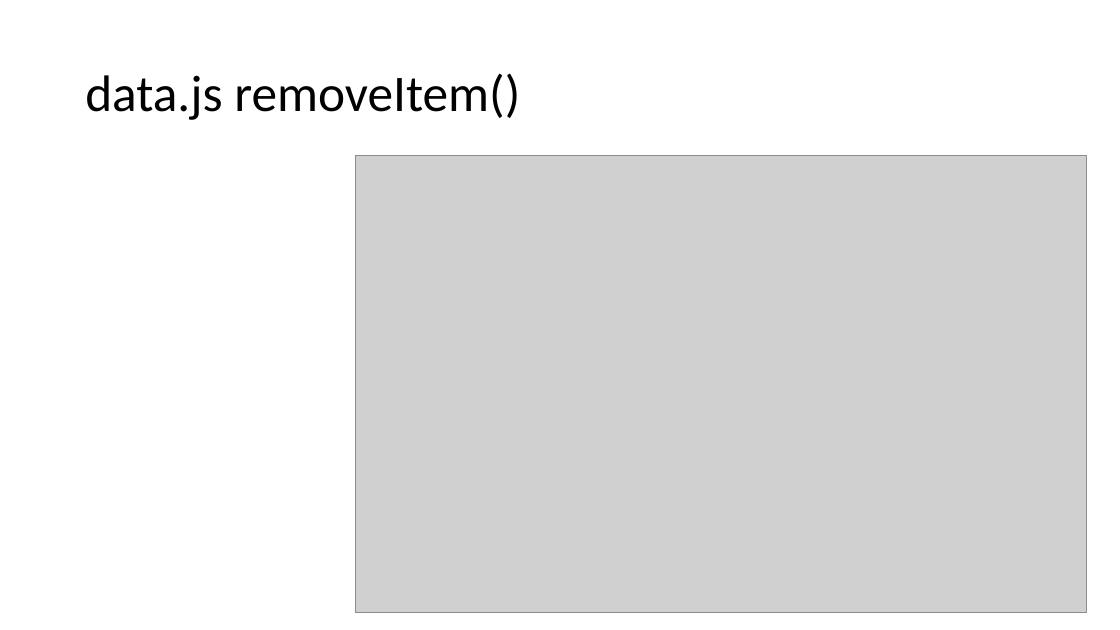
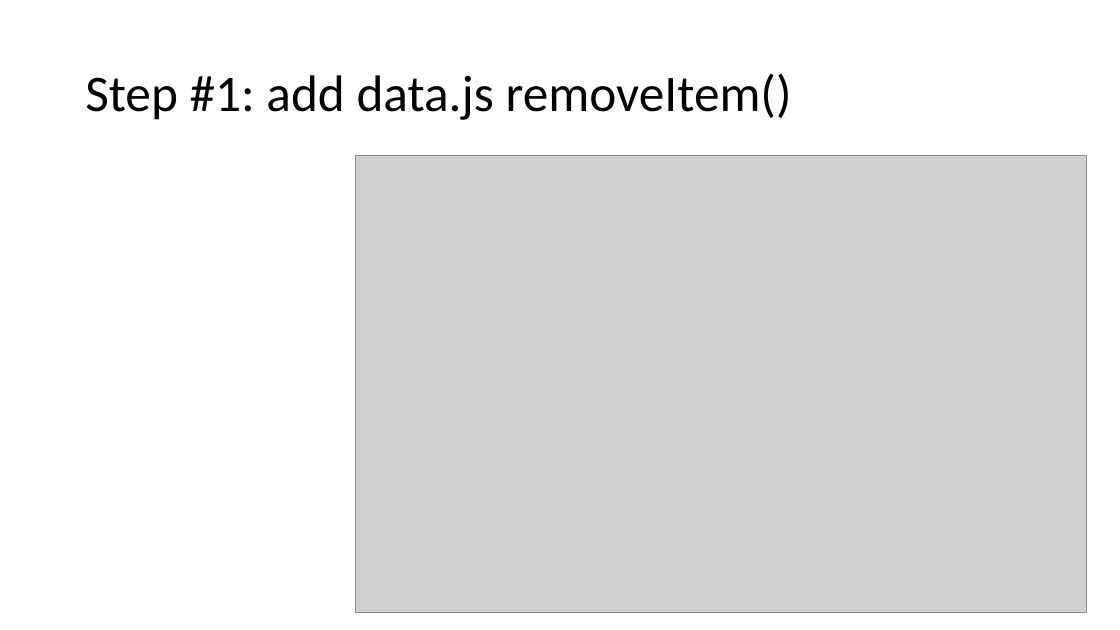
Before and after one commit to apiacademy/2016-04-qcon-sao-paulo, a slide deck: slide 3 of slides/02-x-data-exercise.pptx (slide 4 before the commit). Drawn at 1120x630 pixels with LibreOffice and Linux fonts; fonts in the diff are those of the drawing; grey boxes stand for pictures. Boxes give left, top, right and bottom in pixels: in the first picture for what was removed or moved away, otherwise in the second. Text is boxed around its words. In the diff, an @@ line names an element or a change of style, - is before the commit and + after.

```diff
--- a/slides/02-x-data-exercise.pptx
+++ b/slides/02-x-data-exercise.pptx
@@ text at (85, 73, 792, 120): text changed @@
-data.js removeItem()
+Step #1: add data.js removeItem()
```
Also in this commit, not shown: 1 other slide changed, 1 slide removed, 3 other files.
